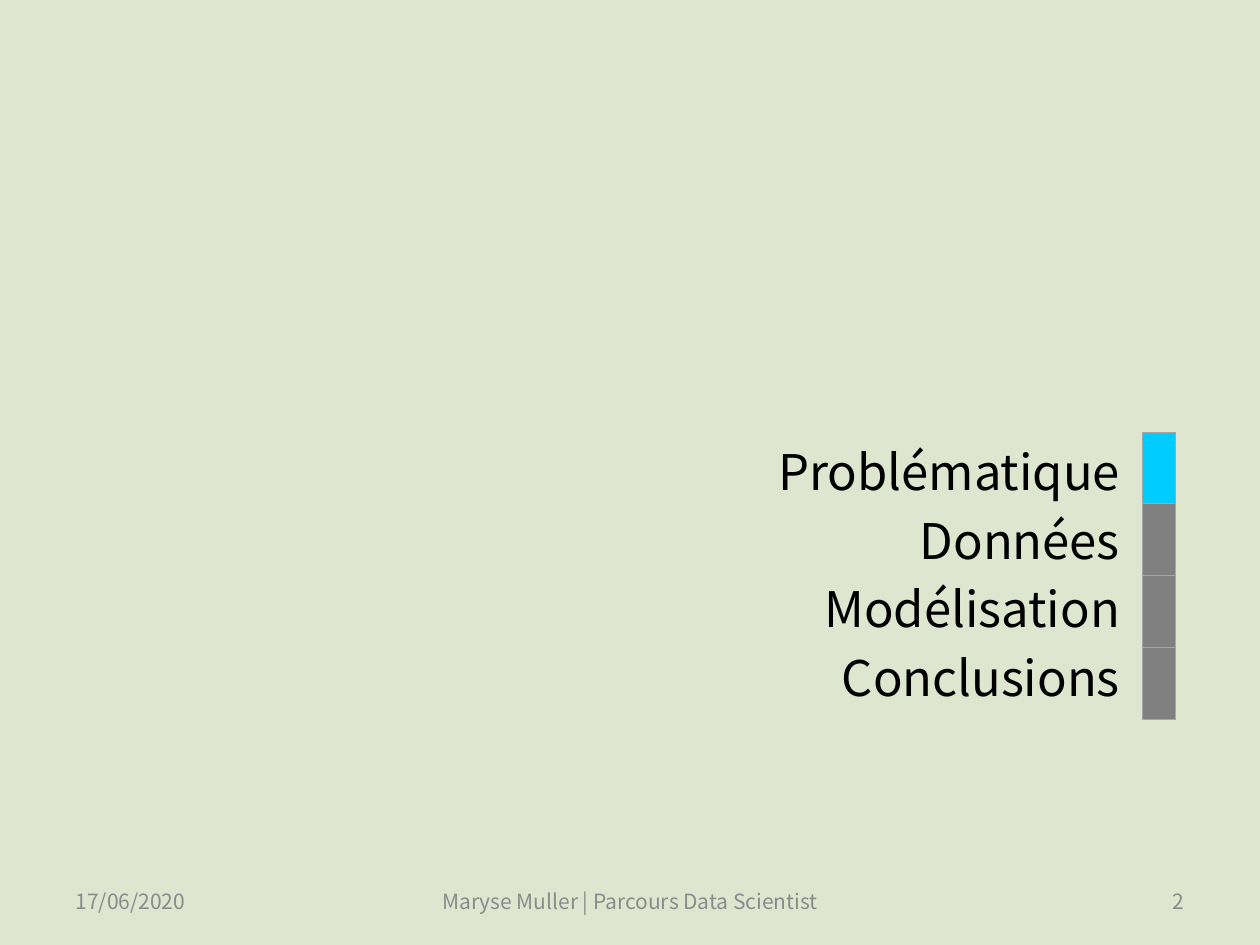
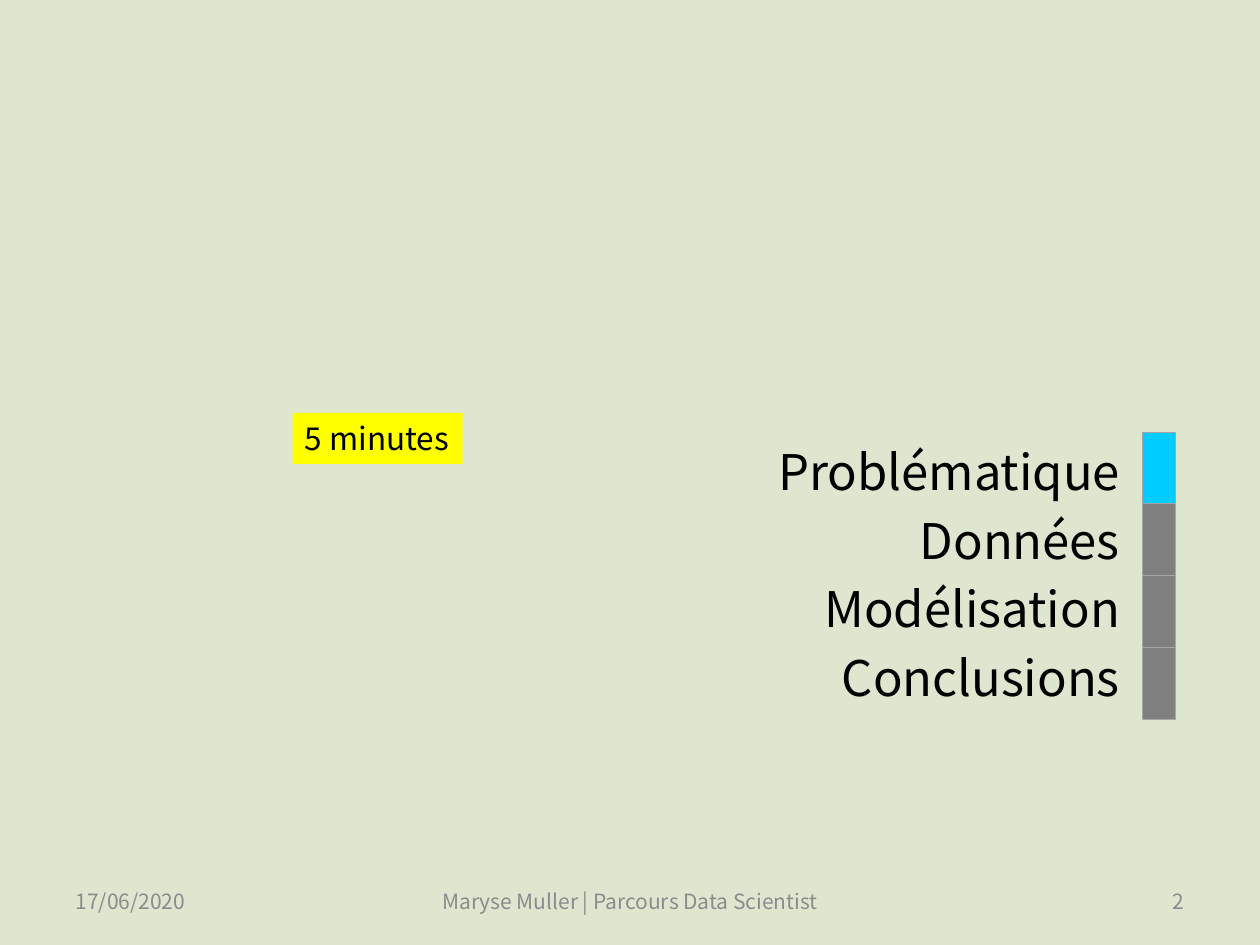
Before and after one commit to SmellyArmure/OC_DS_Project5, a slide deck: slide 2 of PRESENTATION/Projet5.pptx. Drawn at 1260x945 pixels with LibreOffice and Linux fonts; fonts in the diff are those of the drawing. Boxes give left, top, right and bottom in pixels: in the first picture for what was removed or moved away, otherwise in the second. Text is boxed around its words. In the diff, an @@ line names an element or a change of style, - is before the commit and + after.

```diff
--- a/PRESENTATION/Projet5.pptx
+++ b/PRESENTATION/Projet5.pptx
@@ rectangle added at bbox=[292, 413, 462, 464], fill #FFFF00, 18 pt, text #000000 @@
+5 minutes
```
Also in this commit, not shown: 3 other slides changed, 14 slides added, 1 other file.
